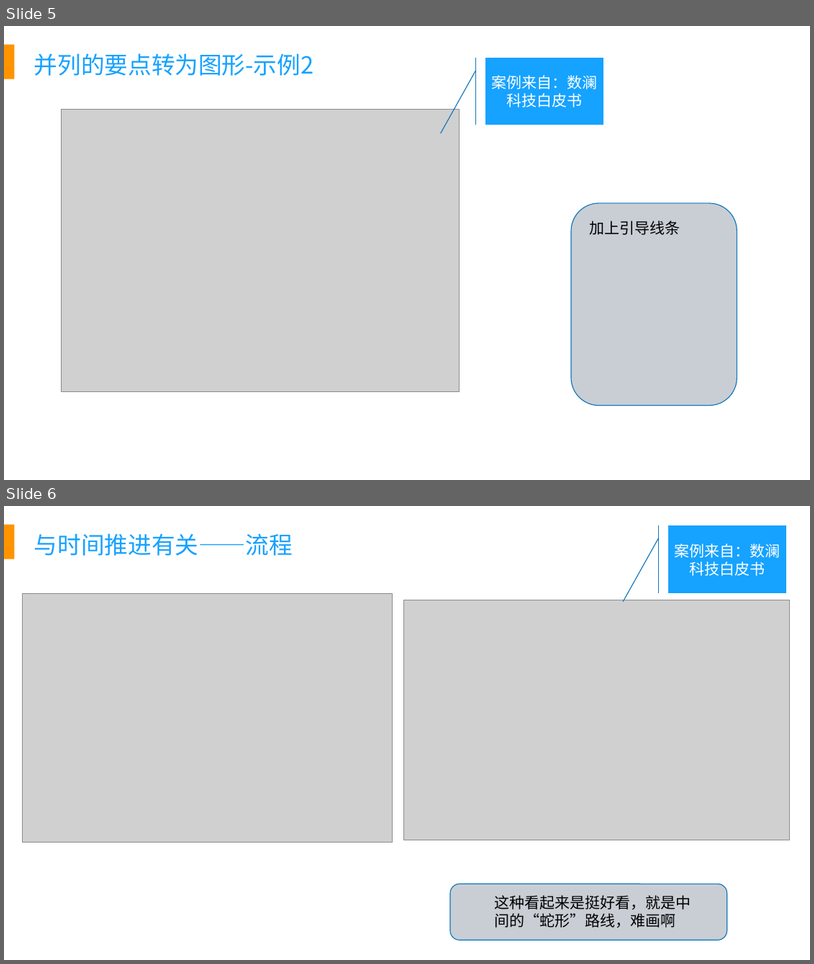
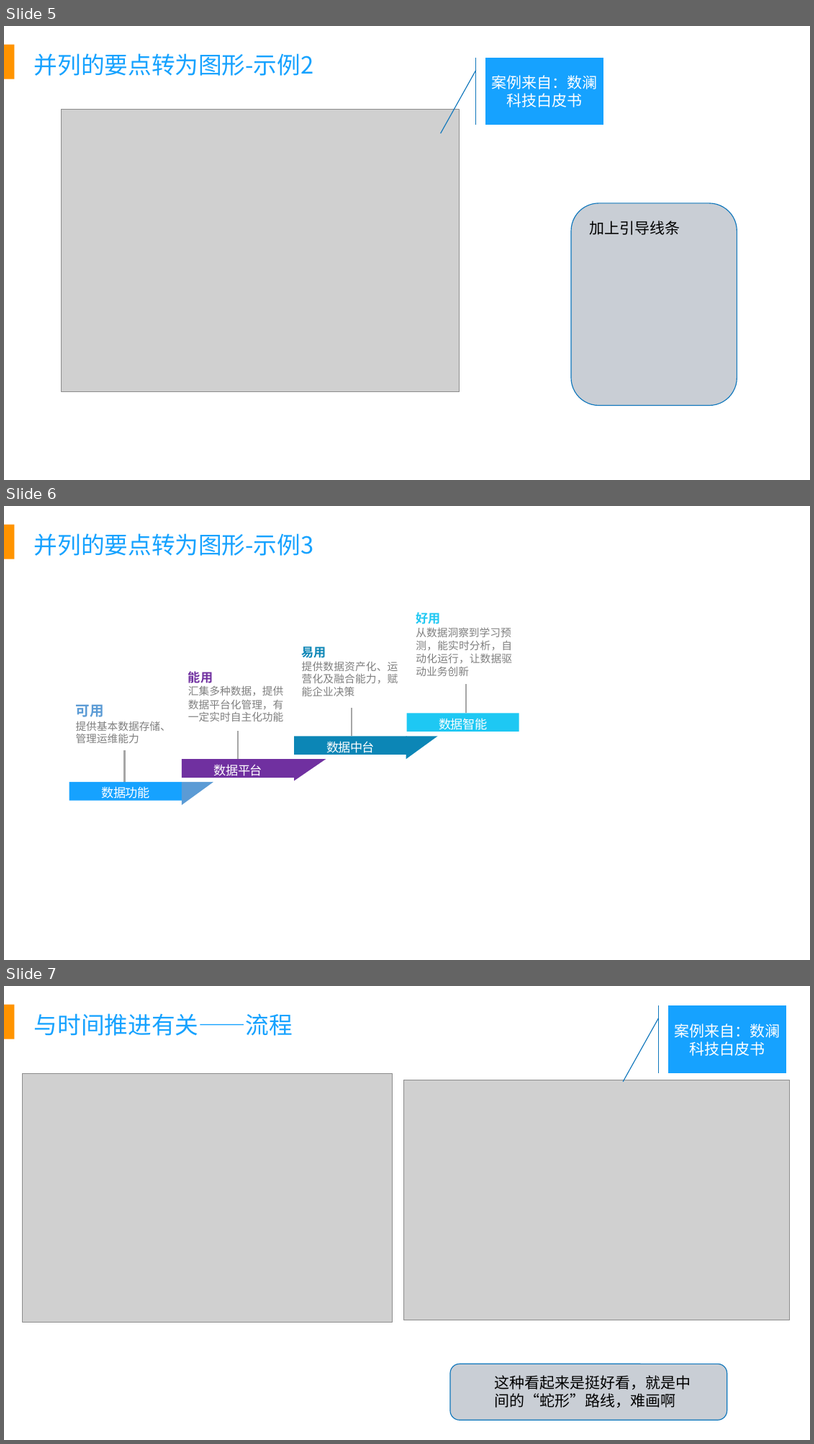
Before and after one commit to fancyChuan/reading-mindmap, a slide deck: PPT/PPT范式收集.pptx. Shown one above the other, each under a label of ours: slides 5 and 6 before the commit, slides 5, 6 and 7 after it. The pictures are 814x964 and 814x1444 pixels, drawn with LibreOffice and Linux fonts; fonts in the diff are those of the drawing; grey boxes stand for pictures. Boxes give left, top, right and bottom in pixels: in the first picture for what was removed or moved away, otherwise in the second. Text is boxed around its words. In the diff, an @@ line names an element or a change of style, - is before the commit and + after.

Commit message:
更新

```diff
--- a/PPT/PPT范式收集.pptx
+++ b/PPT/PPT范式收集.pptx
@@ slide 6 added at <box>4,506,810,960</box>, background #FFFFFF; not listed: 1 template element that a slide beside it also shows @@
@@ text added at <box>34,533,314,556</box>, 28 pt, text #16A2FF @@
+并列的要点转为图形-示例3
@@ text added at <box>416,612,512,676</box>, 12.7 pt, text #7F7F7F @@
+好用
+从数据洞察到学习预
+测，能实时分析，自 动化运行，让数据驱 动业务创新
@@ text added at <box>302,646,399,696</box>, 12.7 pt, text #7F7F7F @@
+易用
+提供数据资产化、运 营化及融合能力，赋 能企业决策
@@ text added at <box>188,671,283,721</box>, 12.7 pt, text #7F7F7F @@
+能用
+汇集多种数据，提供
+数据平台化管理，有 一定实时自主化功能
@@ freeform shape added at <box>466,684,466,713</box>, outline #A6A6A6 2 pt @@
@@ text added at <box>76,704,104,717</box>, 16.9 pt, text #5B9BD5, bold @@
+可用
@@ text added at <box>76,721,171,743</box>, 12.7 pt, text #7F7F7F @@
+提供基本数据存储、
+管理运维能力
@@ freeform shape added at <box>352,708,352,736</box>, outline #A6A6A6 2 pt @@
@@ rectangle added at <box>407,713,520,731</box>, fill #1EC8F3, 14.8 pt, text #FFFFFF @@
+数据智能
@@ freeform shape added at <box>238,731,238,759</box>, outline #A6A6A6 2 pt @@
@@ rectangle added at <box>294,736,407,754</box>, fill #0C86B6, 14.8 pt, text #FFFFFF @@
+数据中台
@@ freeform shape added at <box>406,736,437,759</box>, fill #0C86B6 @@
@@ freeform shape added at <box>124,750,124,782</box>, outline #A6A6A6 2 pt @@
@@ rectangle added at <box>182,759,294,777</box>, fill #7030A0, 14.8 pt, text #FFFFFF @@
+数据平台
@@ freeform shape added at <box>294,759,326,780</box>, fill #7030A0 @@
@@ rectangle added at <box>70,782,182,800</box>, fill #16A2FF, 14.8 pt, text #FFFFFF @@
+数据功能
@@ freeform shape added at <box>182,782,214,805</box>, fill #5B9BD5 @@
@@ what was slide 6 is now slide 7 @@
```
